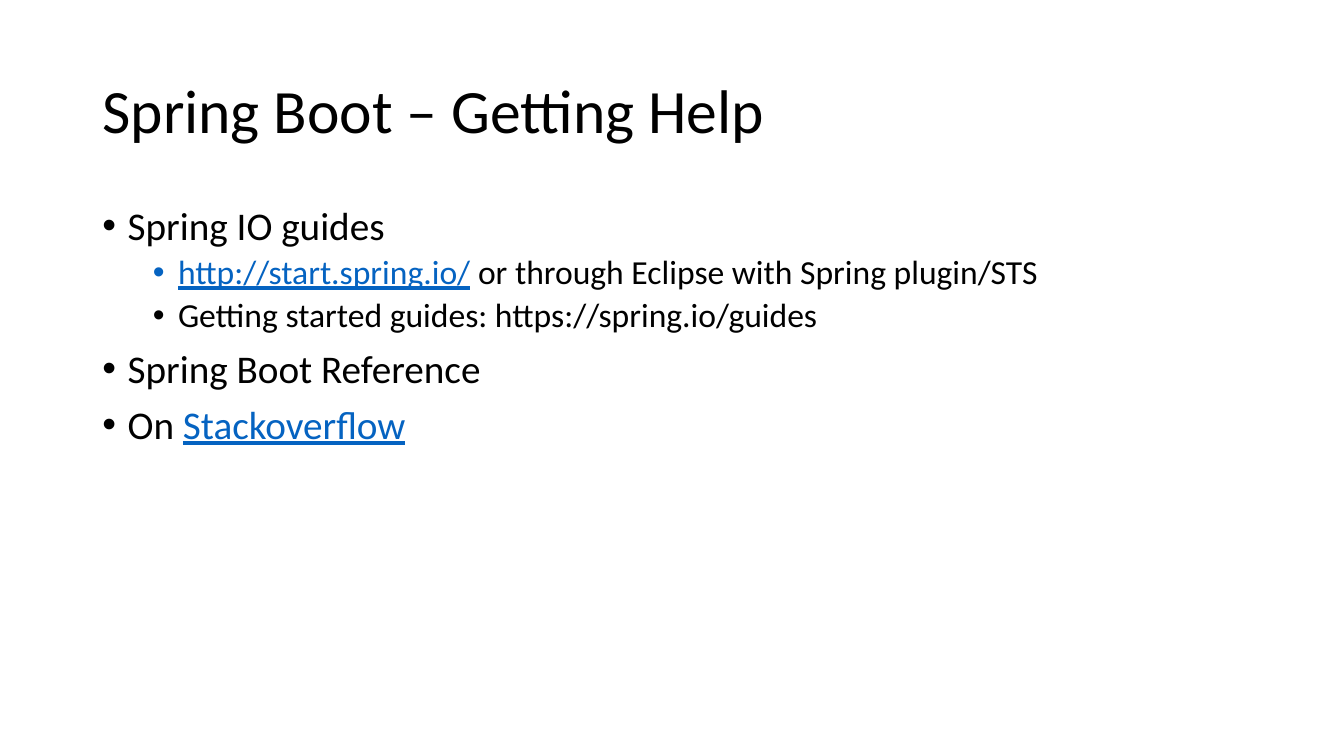
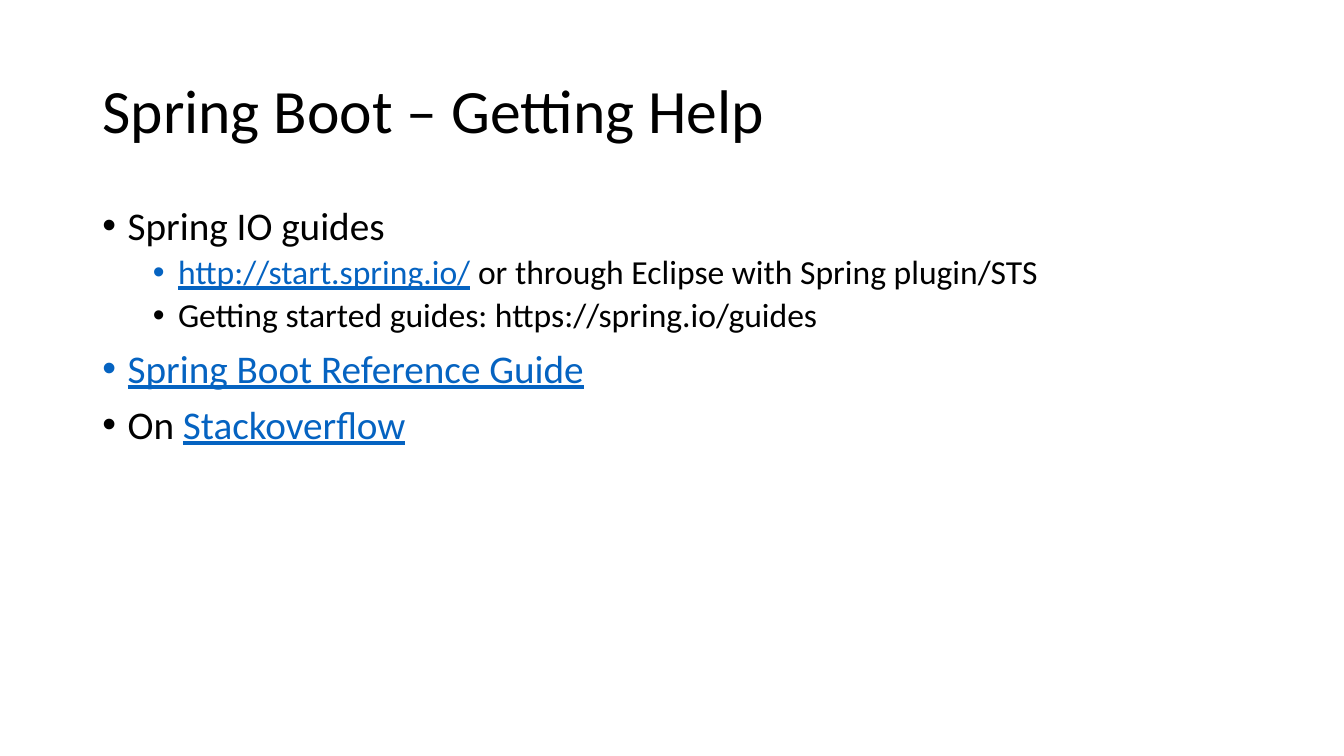
Before and after one commit to batchu/spring-boot-ujug, a slide deck: slide 9 of Spring Boot.pptx. Drawn at 1344x756 pixels with LibreOffice and Linux fonts; fonts in the diff are those of the drawing. Boxes give left, top, right and bottom in pixels: in the first picture for what was removed or moved away, otherwise in the second. Text is boxed around its words. In the diff, an @@ line names an element or a change of style, - is before the commit and + after.

```diff
--- a/Spring Boot.pptx
+++ b/Spring Boot.pptx
@@ text at [128,355,583,390]: text changed; text colour #000000 to #0563C1 @@
-• Spring Boot Reference
+• Spring Boot Reference Guide
```
Also in this commit, not shown: 3 other slides changed, 5 slides added.
